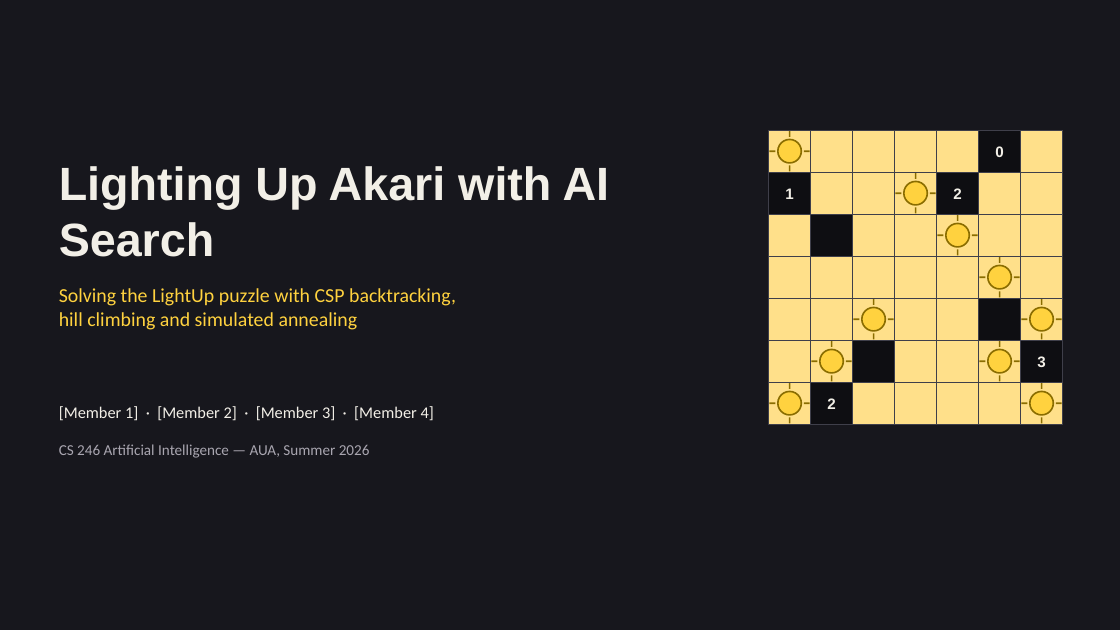
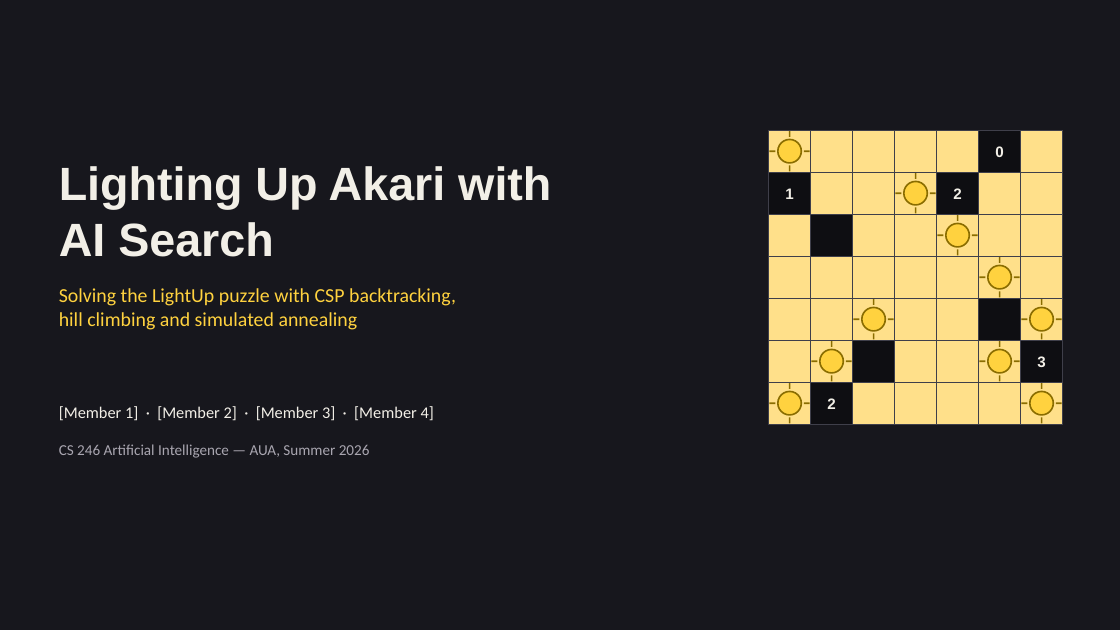
Before and after one commit to AnnieBaghumyan/LightUp, a slide deck: slide 1 of presentation.pptx. Drawn at 1120x630 pixels with LibreOffice and Linux fonts; fonts in the diff are those of the drawing. Boxes give left, top, right and bottom in pixels: in the first picture for what was removed or moved away, otherwise in the second. Text is boxed around its words. In the diff, an @@ line names an element or a change of style, - is before the commit and + after.

```diff
--- a/presentation.pptx
+++ b/presentation.pptx
@@ text at box(59, 166, 551, 257): text changed @@
-Lighting Up Akari with AI Search
+Lighting Up Akari with
+AI Search
```
Also in this commit, not shown: 1 other slide changed, 3 other files.
